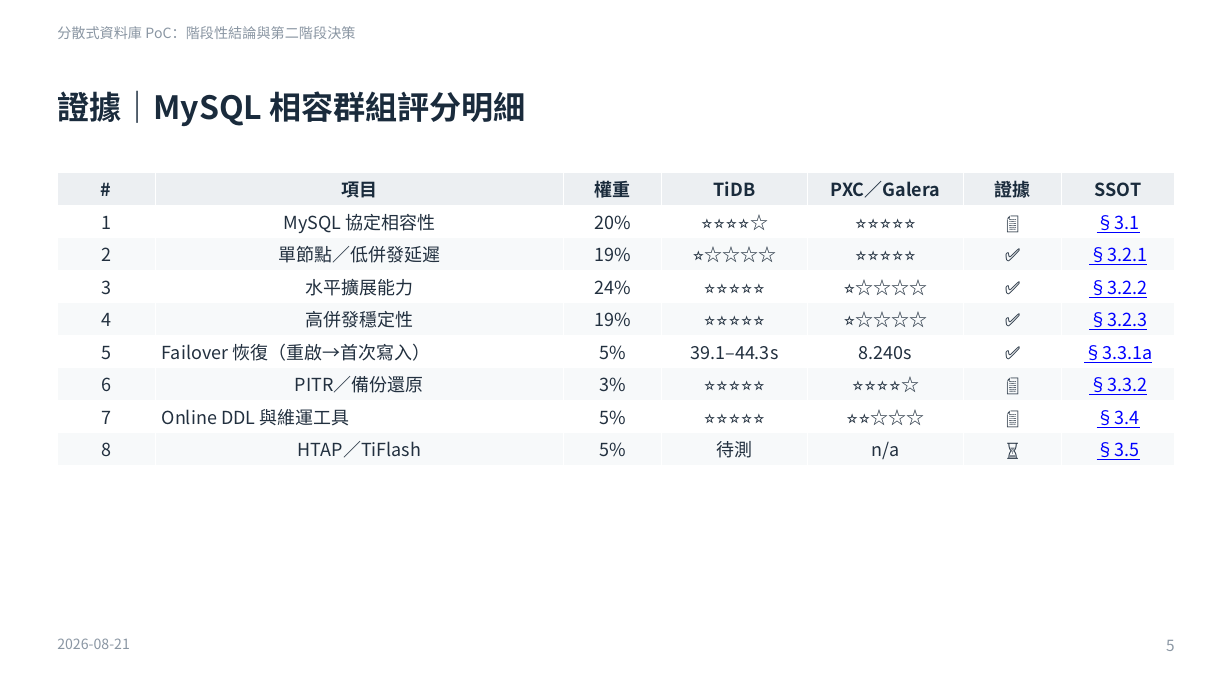
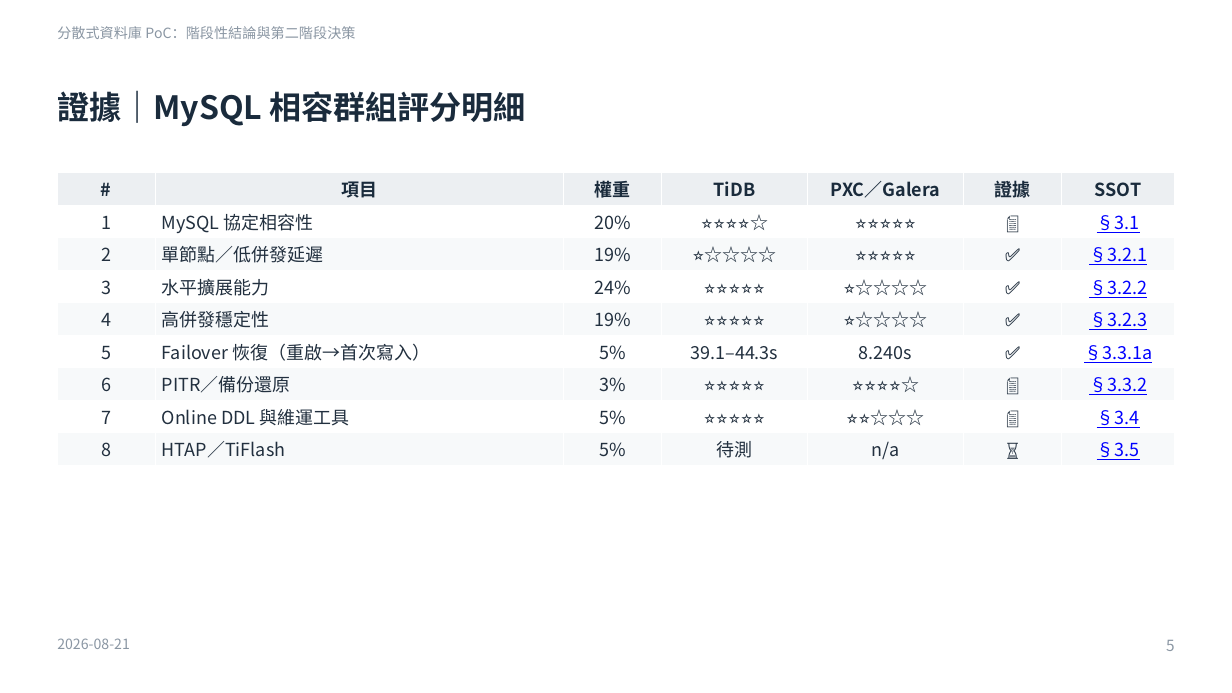
Before and after one commit to heavenruler/dba_career, a slide deck: slide 5 of poc/1_MeetingMinutes/0821_slide.pptx. Drawn at 1232x693 pixels with LibreOffice and Linux fonts; fonts in the diff are those of the drawing. Boxes give left, top, right and bottom in pixels: in the first picture for what was removed or moved away, otherwise in the second. Text is boxed around its words. In the diff, an @@ line names an element or a change of style, - is before the commit and + after.

```diff
--- a/poc/1_MeetingMinutes/0821_slide.pptx
+++ b/poc/1_MeetingMinutes/0821_slide.pptx
@@ table at [57,173,1175,466] @@
@@ alignment centre to left @@
```
Also in this commit, not shown: 7 other slides changed, 2 other files.
